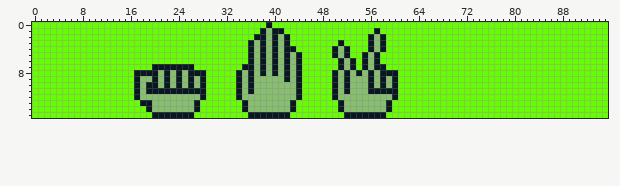
File history of a sprite sheet, assets/sprites/hand.png. Above is the file before it was changed.
The file is 96x16 pixels.
And afterwards:
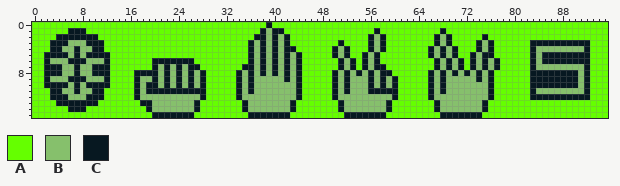
Palette (. is transparent): A #65ff00  B #86c06c  C #071821
Difference:
Colour A replaces colour C in row 8 at x 60.
Colour B replaces colour A in row 2 at x 68; in row 3 at x 6 to 8, 68 and 75; in row 4 at x 5 to 6, 8 to 9, 67, 69, 75 and 84 to 91; in row 5 at x 6, 8, 67, 69, 74 and 84; in row 6 at x 3 to 5, 9 to 11, 68, 70, 74, 76 and 84; in row 7 at x 5 to 6, 8 to 9, 68, 70, 74, 76 and 84 to 91.
Colour B replaces colour A in row 8 at x 5 to 6, 8 to 9, 67, 69, 71, 73, 75 and 91; in row 9 at x 3 to 5, 9 to 11, 67, 69 to 73, 75 and 91; in row 10 at x 6, 8, 67, 69 to 75 and 91; in row 11 at x 5 to 6, 8 to 9, 67, 69 to 75 and 84 to 91; in row 12 at x 6 to 8 and 67 to 75; in rows 13 to 14 at x 68 to 74.
Colour B replaces colour C in row 7 at x 21, 23 and 25; in row 8 at x 27.
Colour C replaces colour A in row 1 at x 6 to 8 and 68; in row 2 at x 4 to 10, 67, 69 and 75; in row 3 at x 3 to 5, 9 to 11, 67, 69, 74, 76 and 83 to 92; in row 4 at x 3 to 4, 7, 10 to 11, 66, 68, 70, 74, 76, 83 and 92; in row 5 at x 2 to 5, 7, 9 to 12, 66, 68, 70, 73, 75 to 76, 83 and 85 to 92; in row 6 at x 2, 6 to 8, 12, 20 to 26, 67, 69, 71, 73, 75, 77, 83 and 85 to 92.
Colour C replaces colour A in row 7 at x 2 to 4, 7, 10 to 12, 27, 67, 69, 71, 73, 75, 77, 83 and 92; in row 8 at x 2 to 4, 7, 10 to 12, 66, 68, 70, 72, 74, 76, 83 to 90 and 92; in row 9 at x 2, 6 to 8, 12, 66, 68, 74, 76, 83 to 90 and 92; in row 10 at x 2 to 5, 7, 9 to 12, 66, 68, 76, 83 to 90 and 92; in row 11 at x 3 to 4, 7, 10 to 11, 66, 68, 76, 83 and 92; in row 12 at x 3 to 5, 9 to 11, 66, 76 and 83 to 92.
Colour C replaces colour A in row 13 at x 4 to 10, 67 and 75; in row 14 at x 6 to 8, 67 and 75; in row 15 at x 68 to 74.
Where, in picture pixels (left, top, right, bottom), the same in both pictures:
changed: (44, 28, 110, 112)
changed: (428, 28, 500, 118)
changed: (530, 40, 590, 100)
changed: (152, 58, 200, 76)
changed: (392, 70, 398, 76)
